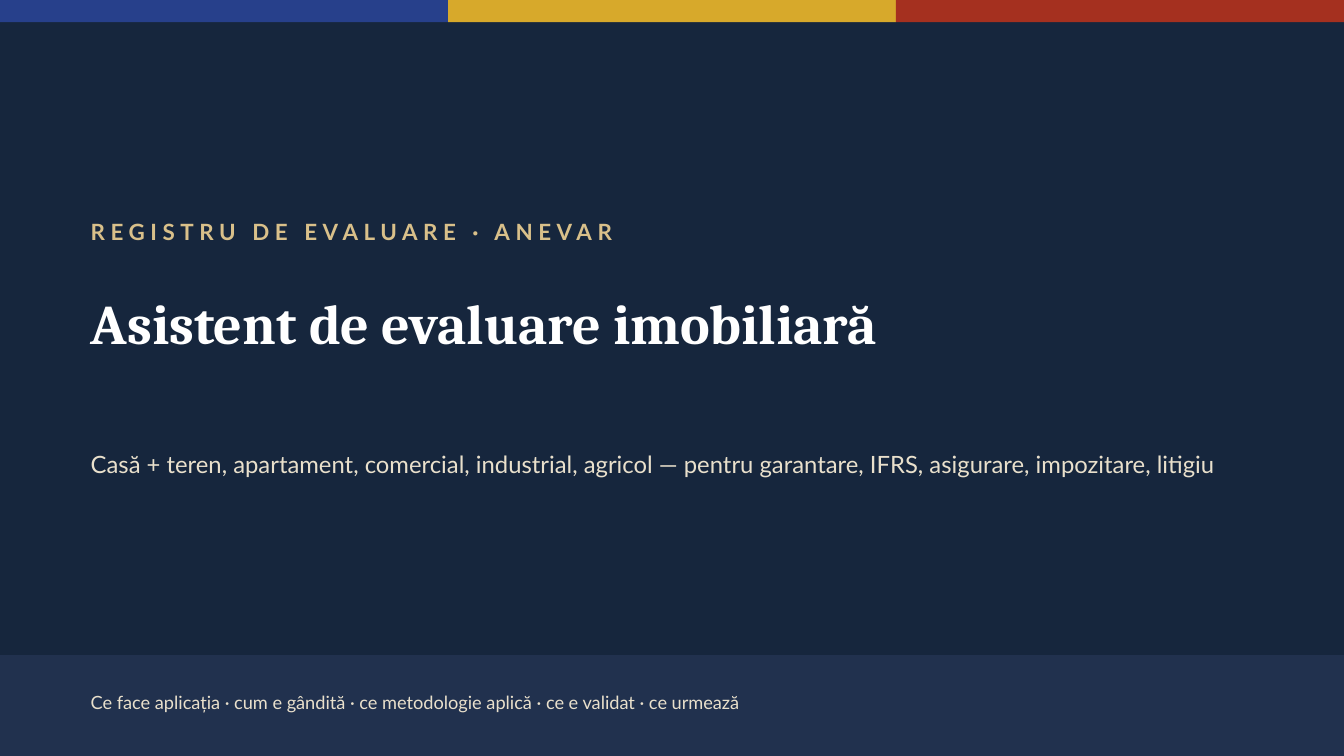
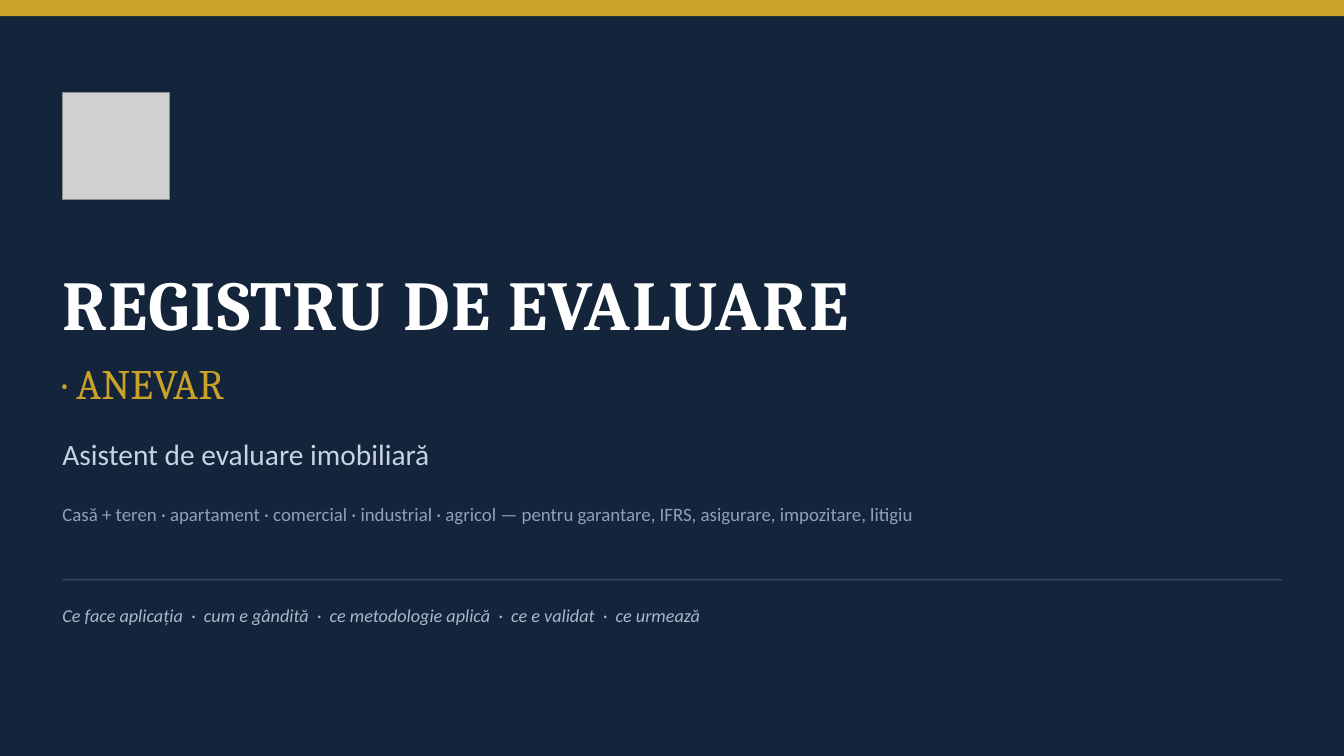
Before and after one commit to adrianserbanescu-byte/anevar, a slide deck: slide 1 of docs/prezentare-aplicatie.pptx. Drawn at 1344x756 pixels with LibreOffice and Linux fonts; fonts in the diff are those of the drawing; grey boxes stand for pictures. Boxes give left, top, right and bottom in pixels: in the first picture for what was removed or moved away, otherwise in the second. Text is boxed around its words. In the diff, an @@ line names an element or a change of style, - is before the commit and + after.

```diff
--- a/docs/prezentare-aplicatie.pptx
+++ b/docs/prezentare-aplicatie.pptx
@@ background #16263D to #13243B @@
@@ rectangle: place and size @@
-rectangle at [0, 0, 448, 22]
+rectangle at [0, 0, 1344, 16]
@@ rectangle at [0, 0, 1344, 16]: fill #27408B to #C9A227 @@
@@ rectangle removed at [448, 0, 895, 22] @@
@@ rectangle removed at [896, 0, 1344, 22] @@
@@ picture added at [63, 93, 169, 200] @@
@@ text at [62, 282, 848, 331]: text changed; size 16 to 50 pt; font Lato to Cambria; text colour #D9C08A to #FFFFFF @@
-REGISTRU DE EVALUARE · ANEVAR
+REGISTRU DE EVALUARE
@@ text added at [76, 371, 224, 399], 30 pt, text #C9A227 @@
+· ANEVAR
@@ text "Asistent de evaluare imobiliară": place and size @@
-text "Asistent de evaluare imobiliară" at [91, 305, 877, 345]
+text "Asistent de evaluare imobiliară" at [62, 444, 429, 465]
@@ text "Asistent de evaluare imobiliară" at [62, 444, 429, 465]: size 40 to 21 pt, font Cambria to Calibri, text colour #FFFFFF to #C7D2E2, bold off @@
@@ text at [62, 508, 912, 524]: text changed; size 17 to 13.5 pt; font Lato to Calibri; text colour #E9E0CC to #8FA1B8 @@
-Casă + teren, apartament, comercial, industrial, agricol — pentru garantare, IFRS, asigurare, impozitare, litigiu
+Casă + teren · apartament · comercial · industrial · agricol — pentru garantare, IFRS, asigurare, impozitare, litigiu
@@ text "Ce face aplicația · cum ...": place and size @@
-text "Ce face aplicația · cum ..." at [91, 695, 740, 713]
+text "Ce face aplicația · cum ..." at [62, 609, 700, 625]
@@ text "Ce face aplicația · cum ..." at [62, 609, 700, 625]: font Lato to Calibri, text colour #E9E0CC to #A9B8CC, italic on @@
@@ line added from (63, 580) to (1282, 580), #33476A 1 pt @@
@@ rectangle removed at [0, 655, 1344, 756] @@
```
Also in this commit, not shown: 11 other slides changed, 4 other files.
